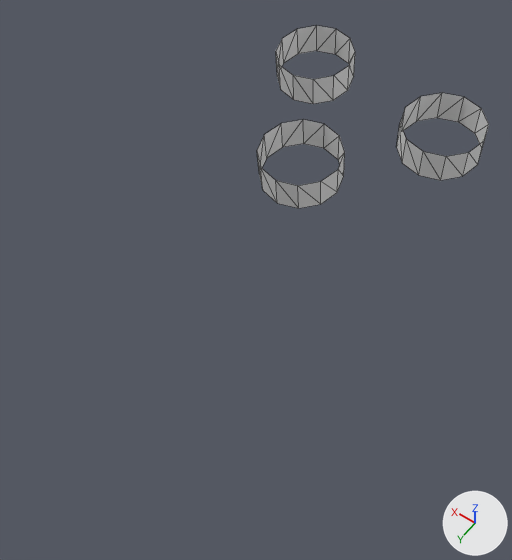
The OBJ model data/models/pinball-bump.obj as it was, and as the next commit left it.
One viewpoint serves both versions: a 50 mm camera at (-0.205, 0.08, 0.464) aimed at (-0.006, -0.198, 0.027). The lights are fixed; the arrows at lower right show +X, +Y and +Z. Mesh edges are drawn as thin lines. Where no turn or scale is listed for an object, it has been applied to the vertices.

Objects in the first picture: 'Circle.013_Circle.015', 'Circle.014_Circle.016', 'Circle.015_Circle.017'.
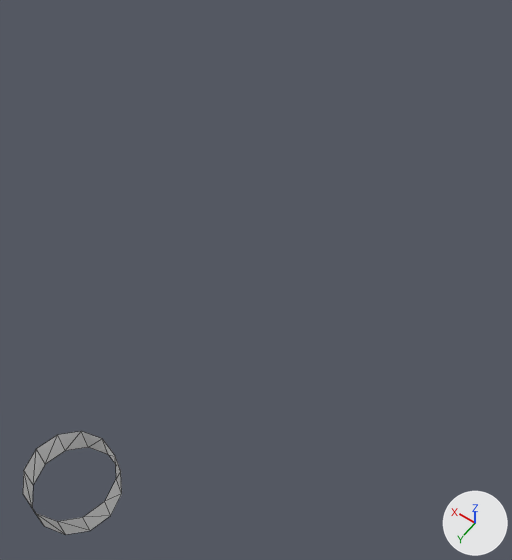
What differs and where, as boxes [x1, y1, x2, y2] in the pictures (512 x 560 px):
'Circle.015_Circle.017', mesh turned: before [257, 120, 345, 208]; after [23, 431, 122, 535]
'Circle.013_Circle.015', deleted: before [397, 93, 489, 180]
'Circle.014_Circle.016', deleted: before [276, 26, 355, 104]

The change, as a diff of the scene's bpy script:
```diff
--- a/data/models/pinball-bump.obj.py
+++ b/data/models/pinball-bump.obj.py
@@ me_circle_015_circle_017 @@
 me_circle_015_circle_017.from_pydata(...)  # 24 vertices, 24 faces; spans x -0.0123..0.0602, y -0.343..-0.2674, z 0.0333..0.0715
 # used by ob_circle_015_circle_017; location = (0.0, 0.0, 0.0)
+# me_circle_015_circle_017 part 1: the whole mesh is turned 7 degrees about the x axis through its middle and scaled by 0.842, then moved by (-0.024, 0.3052, -0.0399)
@@ ob_circle_013_circle_015 @@
-ob_circle_013_circle_015 = bpy.data.objects.new('Circle.013_Circle.015', me_circle_013_circle_015)
-ob_circle_013_circle_015.location = (0.0, 0.0, 0.0)
@@ ob_circle_014_circle_016 @@
-ob_circle_014_circle_016 = bpy.data.objects.new('Circle.014_Circle.016', me_circle_014_circle_016)
-ob_circle_014_circle_016.location = (0.0, 0.0, 0.0)
```
